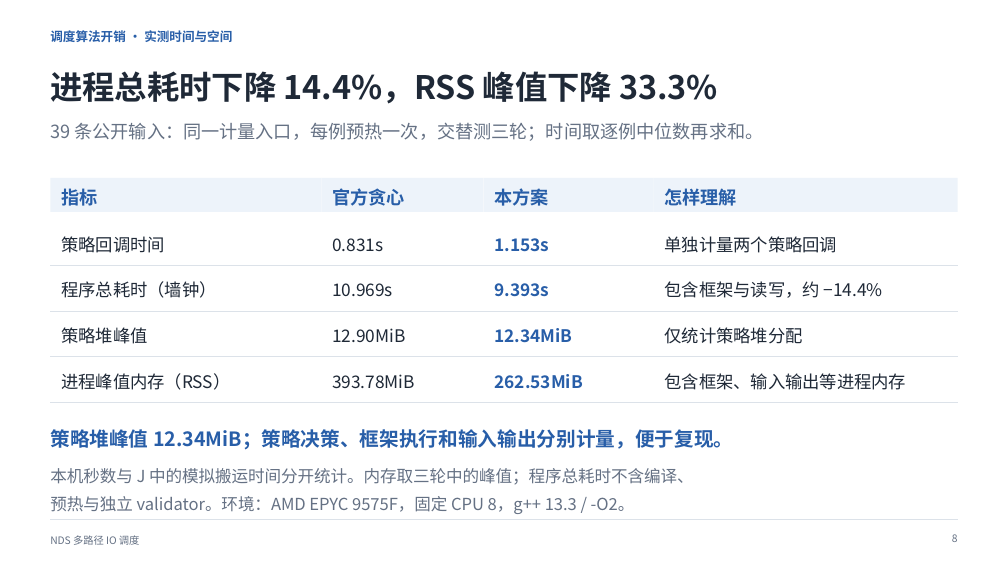
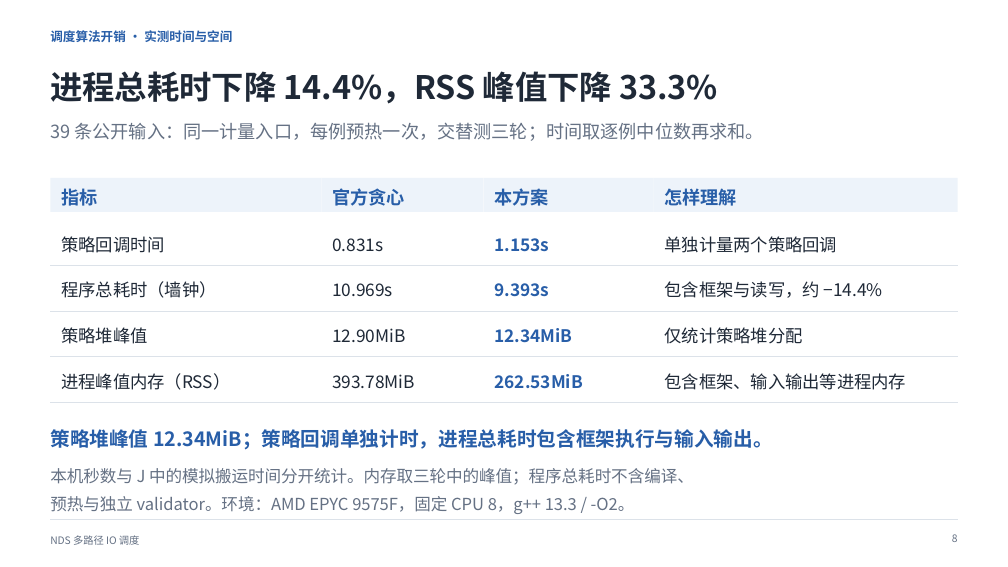
Before and after one commit to dpj135/hackathon, a slide deck: slide 9 of submissions/kaisennhu/07_答辩PPT/答辩介绍.pptx. Drawn at 1008x567 pixels with LibreOffice and Linux fonts; fonts in the diff are those of the drawing. Boxes give left, top, right and bottom in pixels: in the first picture for what was removed or moved away, otherwise in the second. Text is boxed around its words. In the diff, an @@ line names an element or a change of style, - is before the commit and + after.

```diff
--- a/submissions/kaisennhu/07_答辩PPT/答辩介绍.pptx
+++ b/submissions/kaisennhu/07_答辩PPT/答辩介绍.pptx
@@ text at (x1=50, y1=429, x2=773, y2=450): text changed @@
-策略堆峰值 12.34MiB；策略决策、框架执行和输入输出分别计量，便于复现。
+策略堆峰值 12.34MiB；策略回调单独计时，进程总耗时包含框架执行与输入输出。
```
Also in this commit, not shown: 1 other slide changed, 11 other files.
